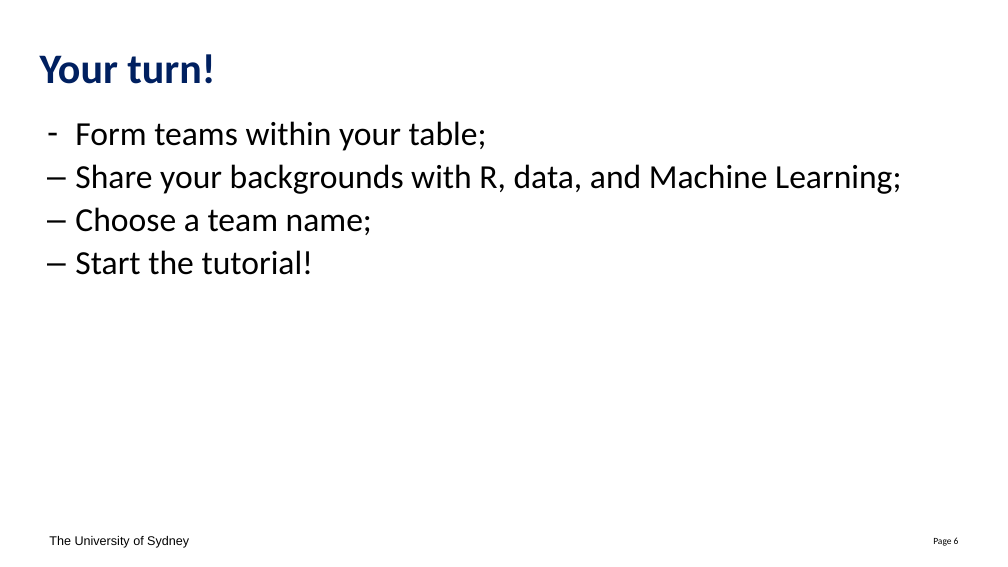
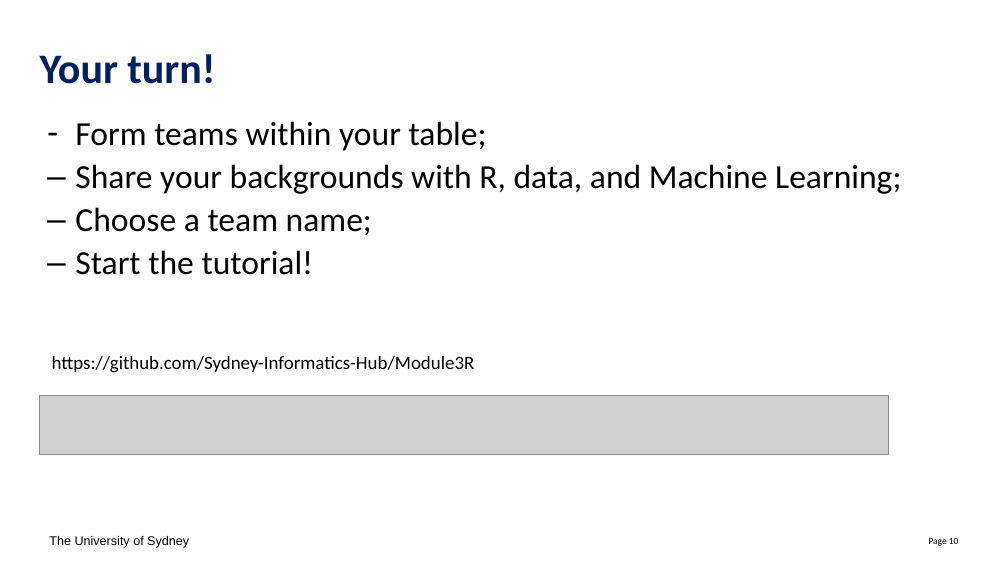
Before and after one commit to Sydney-Informatics-Hub/Module3R, a slide deck: slide 10 of slides/Module3R.pptx (slide 6 before the commit). Drawn at 1008x567 pixels with LibreOffice and Linux fonts; fonts in the diff are those of the drawing; grey boxes stand for pictures. Boxes give left, top, right and bottom in pixels: in the first picture for what was removed or moved away, otherwise in the second. Text is boxed around its words. In the diff, an @@ line names an element or a change of style, - is before the commit and + after.

Commit message:
update slides

```diff
--- a/slides/Module3R.pptx
+++ b/slides/Module3R.pptx
@@ text added at box(52, 356, 475, 373), 18 pt, text #000000 @@
+https://github.com/Sydney-Informatics-Hub/Module3R
@@ picture added at box(39, 395, 889, 455) @@
@@ page number at box(929, 538, 959, 546): text changed @@
-Page 6
+Page 10
```
Also in this commit, not shown: 1 other slide changed, 4 slides added, 2 other files.
